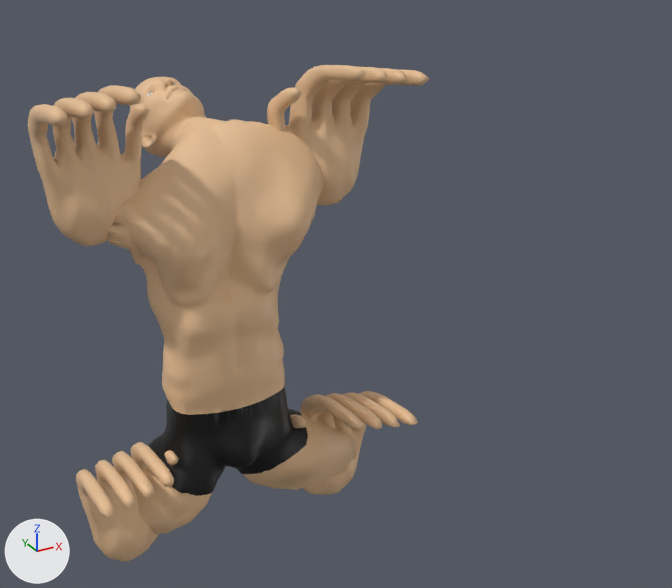
Two versions of the FBX model Assets/Meat Car.fbx, one commit apart.
Camera for both pictures: a 50 mm lens placed at (-261.0, -656.0, 367.0), pointed at (127.0, 50.0, 13.0). The axes (+X, +Y, +Z) are drawn at lower left. The lights are the same throughout. Where no turn or scale is listed for an object, it has been applied to the vertices.

The older version as bpy lines, for what is in view:
```python
me_mesh_009 = bpy.data.meshes.new('Mesh.009')
me_mesh_009.from_pydata(...)  # 1247 vertices, 1246 faces; spans x -42.1..43.7, y -86.1..56.3, z -34.5..97.2
me_mesh_009.materials.append(mat_default_obj)  # beige #e7bf94
me_mesh_010 = bpy.data.meshes.new('Mesh.010')
me_mesh_010.from_pydata(...)  # 1247 vertices, 1246 faces; spans x -42.1..43.7, y -88.2..54.3, z -34.5..97.2
me_mesh_010.materials.append(mat_default_obj)  # beige #e7bf94
me_mesh_011 = bpy.data.meshes.new('Mesh.011')
me_mesh_011.from_pydata(...)  # 1247 vertices, 2490 faces; spans x -43.7..42.1, y -88.2..54.3, z -34.5..97.2
me_mesh_011.materials.append(mat_default_obj)  # beige #e7bf94
ob_back_left = bpy.data.objects.new('Back Left', me_mesh_011)
ob_back_left.location = (98.0, 7.0, -147.0)
ob_back_right = bpy.data.objects.new('Back Right', me_mesh_010)
ob_back_right.location = (-98.0, 7.0, -147.0)
ob_front_right = bpy.data.objects.new('Front Right', me_mesh_009)
ob_front_right.location = (-98.0, 8.0, 148.0)
# also in view: 'Body' at (9.0, 60.0, 28.0); 'Front Left' at (97.0, -7.0, 179.0)
```
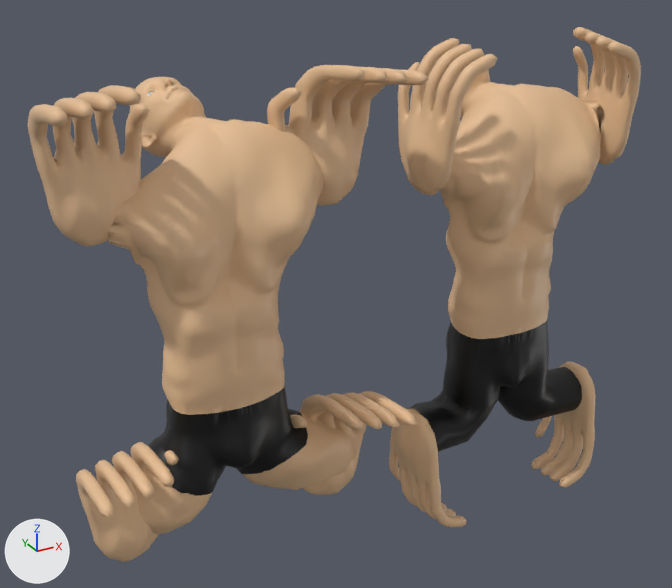
What differs and where, as boxes [x1, y1, x2, y2] in the pictures (672 x 588 px):
```json
{"object": "Human Car.006", "change": "added", "after": [409, 70, 606, 452], "faces in mat_default_obj (beige #e7bf94)": [409, 70, 606, 414], "faces in mat_material_003 (black #000000)": [411, 318, 582, 452]}
{"object": "Mball.012", "change": "added", "after": [398, 38, 498, 195]}
{"object": "Mball.011", "change": "added", "after": [573, 27, 641, 165]}
{"object": "Mball.014", "change": "added", "after": [389, 409, 467, 527]}
{"object": "Mball.013", "change": "added", "after": [531, 362, 596, 488]}
```

The change, as JSON lines over the scene's bpy script:
```json
{"op": "add", "block": "me_mesh_015", "code": ["me_mesh_015 = bpy.data.meshes.new('Mesh.015')", "me_mesh_015.from_pydata(...)  # 1247 vertices, 2490 faces; spans x -22.1..34.8, y -42.1..43.7, z -97.2..34.5", "me_mesh_015.materials.append(mat_default_obj)  # beige #e7bf94"]}
{"op": "add", "block": "me_mesh_013", "code": ["me_mesh_013 = bpy.data.meshes.new('Mesh.013')", "me_mesh_013.from_pydata(...)  # 1247 vertices, 1246 faces; spans x -22.1..34.8, y -42.1..43.7, z -34.5..97.2", "me_mesh_013.materials.append(mat_default_obj)  # beige #e7bf94"]}
{"op": "add", "block": "me_uploads_files_3612210_roger_6847", "code": ["me_uploads_files_3612210_roger_6847 = bpy.data.meshes.new('uploads_files_3612210_Roger.6847')", "me_uploads_files_3612210_roger_6847.from_pydata(...)  # 7598 vertices, 7831 faces; spans x -106.0..109.0, y -6.0..184.0, z -169.0..220.0", "# faces by material slot: [6578, 28, 1225]", "me_uploads_files_3612210_roger_6847.materials.append(mat_default_obj)  # beige #e7bf94", "me_uploads_files_3612210_roger_6847.materials.append(mat_material_001)  # white #ffffff", "me_uploads_files_3612210_roger_6847.materials.append(mat_material_003)  # black #000000"]}
{"op": "add", "block": "me_mesh_012", "code": ["me_mesh_012 = bpy.data.meshes.new('Mesh.012')", "me_mesh_012.from_pydata(...)  # 1247 vertices, 1246 faces; spans x -34.8..22.1, y -42.1..43.7, z -34.5..97.2", "me_mesh_012.materials.append(mat_default_obj)  # beige #e7bf94"]}
{"op": "add", "block": "me_mesh_014", "code": ["me_mesh_014 = bpy.data.meshes.new('Mesh.014')", "me_mesh_014.from_pydata(...)  # 1247 vertices, 1246 faces; spans x -34.8..22.1, y -42.1..43.7, z -97.2..34.5", "me_mesh_014.materials.append(mat_default_obj)  # beige #e7bf94"]}
{"op": "add", "block": "ob_mball_014", "code": ["ob_mball_014 = bpy.data.objects.new('Mball.014', me_mesh_015)", "ob_mball_014.location = (202.0, 7.0, -147.0)"]}
{"op": "add", "block": "ob_mball_012", "code": ["ob_mball_012 = bpy.data.objects.new('Mball.012', me_mesh_013)", "ob_mball_012.location = (202.0, 8.0, 148.0)"]}
{"op": "add", "block": "ob_human_car_006", "code": ["ob_human_car_006 = bpy.data.objects.new('Human Car.006', me_uploads_files_3612210_roger_6847)", "ob_human_car_006.location = (300.0, -30.0, 1.0)"]}
{"op": "add", "block": "ob_mball_011", "code": ["ob_mball_011 = bpy.data.objects.new('Mball.011', me_mesh_012)", "ob_mball_011.location = (398.0, 8.0, 148.0)"]}
{"op": "add", "block": "ob_mball_013", "code": ["ob_mball_013 = bpy.data.objects.new('Mball.013', me_mesh_014)", "ob_mball_013.location = (398.0, 7.0, -147.0)"]}
```
